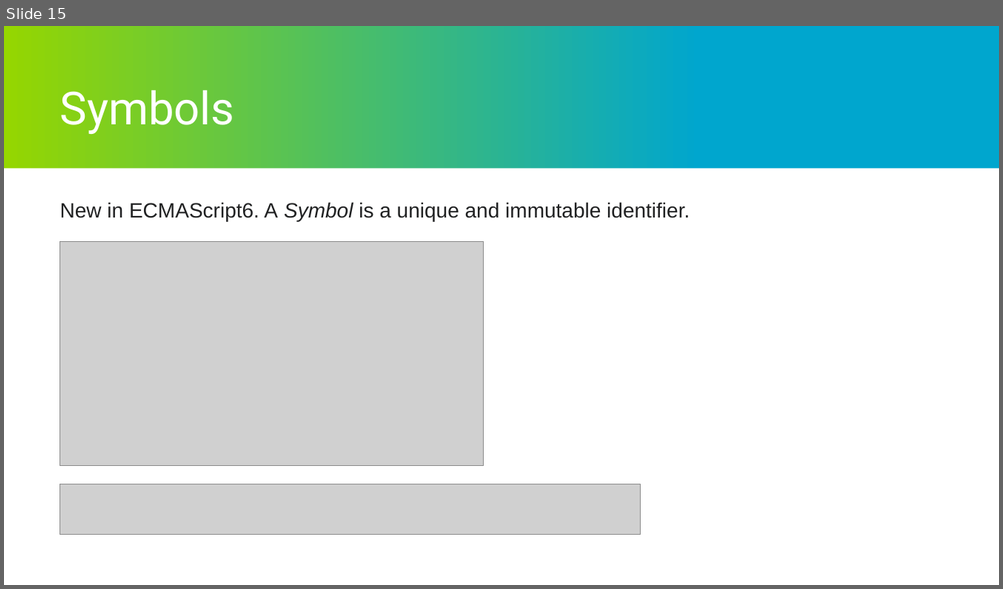
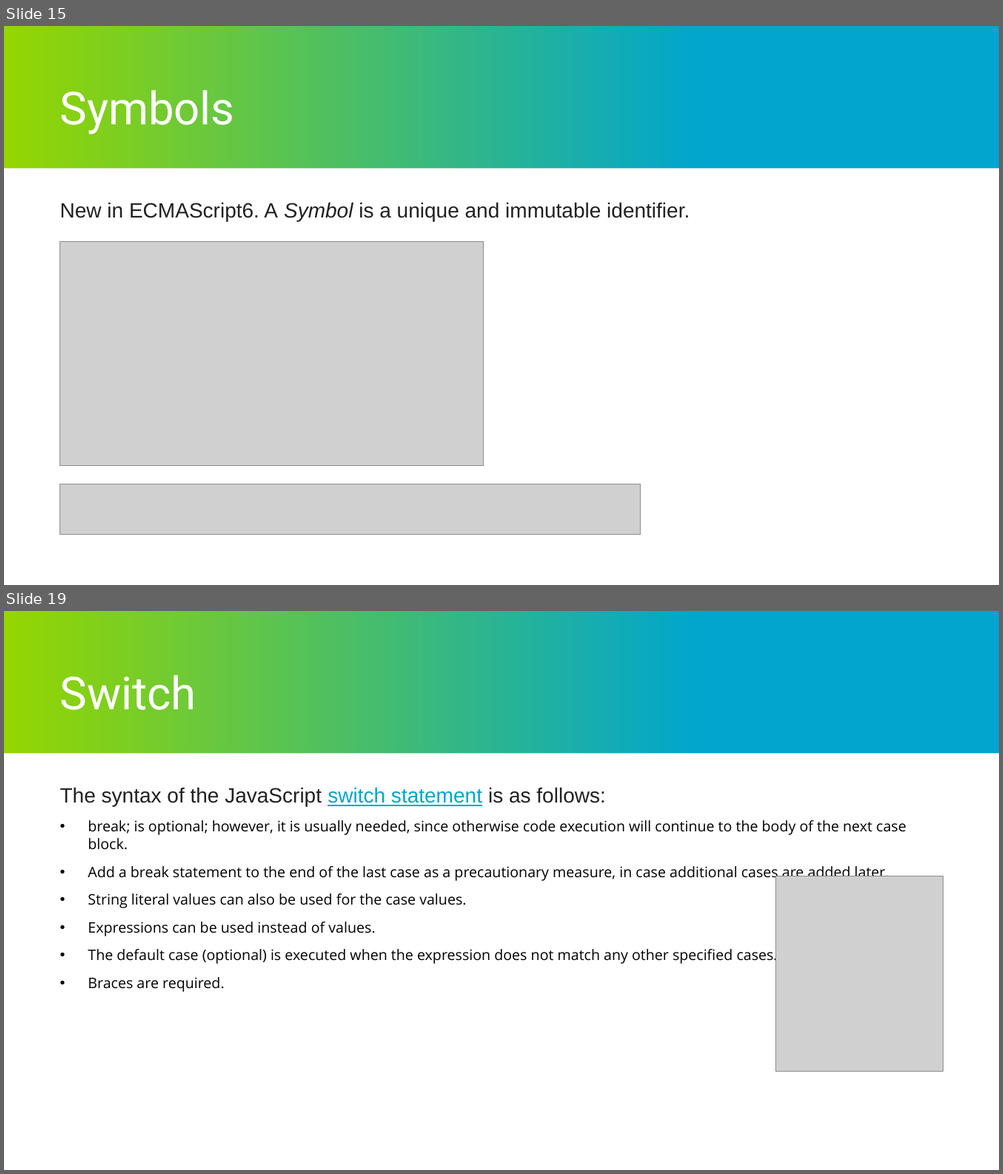
Before and after one commit to maksym-strus/presentations, a slide deck: Syntax.pptx. Shown one above the other, each under a label of ours: slide 15 before the commit, slides 15 and 19 after it; the slides between them are not shown. The pictures are 1003x589 and 1003x1174 pixels, drawn with LibreOffice and Linux fonts; fonts in the diff are those of the drawing; grey boxes stand for pictures; background and template pictures are left out. Boxes give left, top, right and bottom in pixels: in the first picture for what was removed or moved away, otherwise in the second. Text is boxed around its words. In the diff, an @@ line names an element or a change of style, - is before the commit and + after.

```diff
--- a/Syntax.pptx
+++ b/Syntax.pptx
@@ slide 19 added at box(4, 611, 999, 1170), background #000000; not listed: 2 template elements that a slide beside it also shows @@
@@ title added at box(60, 675, 196, 710), 44 pt, text #FFFFFF @@
+Switch
@@ text added at box(60, 787, 906, 992), 14 pt, text #000000 @@
+The syntax of the JavaScript switch statement is as follows:
+• break; is optional; however, it is usually needed, since otherwise code execution will continue to the body of the next case block.
+• Add a break statement to the end of the last case as a precautionary measure, in case additional cases are added later.
+• String literal values can also be used for the case values.
+• Expressions can be used instead of values.
+• The default case (optional) is executed when the expression does not match any other specified cases.
+• Braces are required.
@@ picture added at box(776, 877, 942, 1072) @@
```
Also in this commit, not shown: 18 other slides added, 1 other file.
